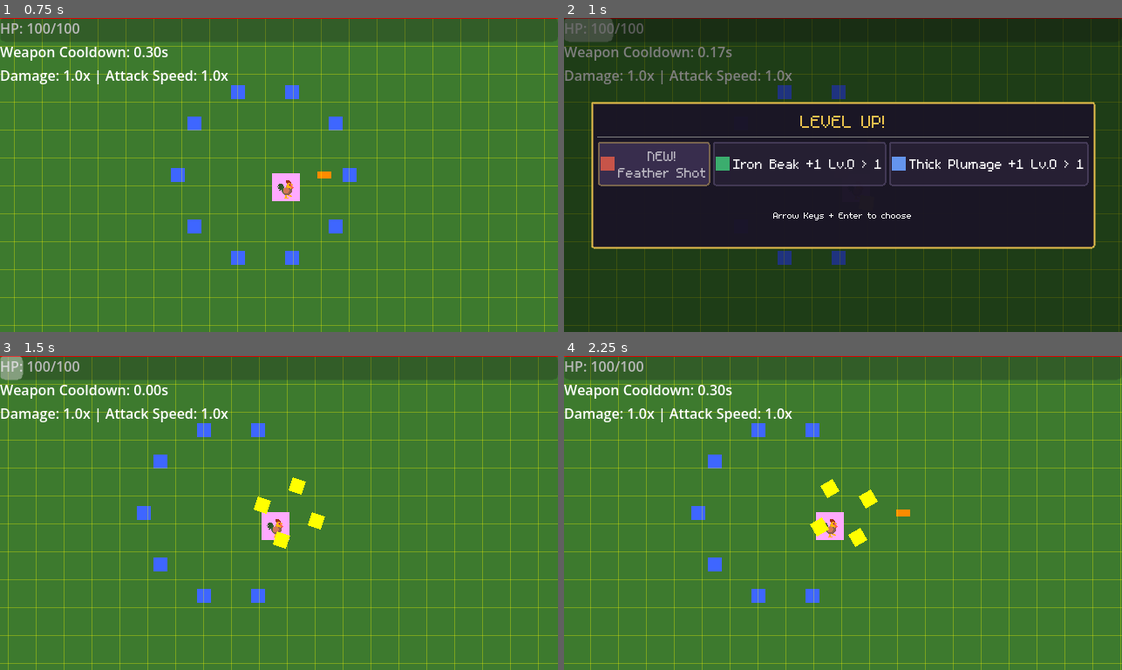
Above: before the commit, frames 1-4 (two rows, left to right).
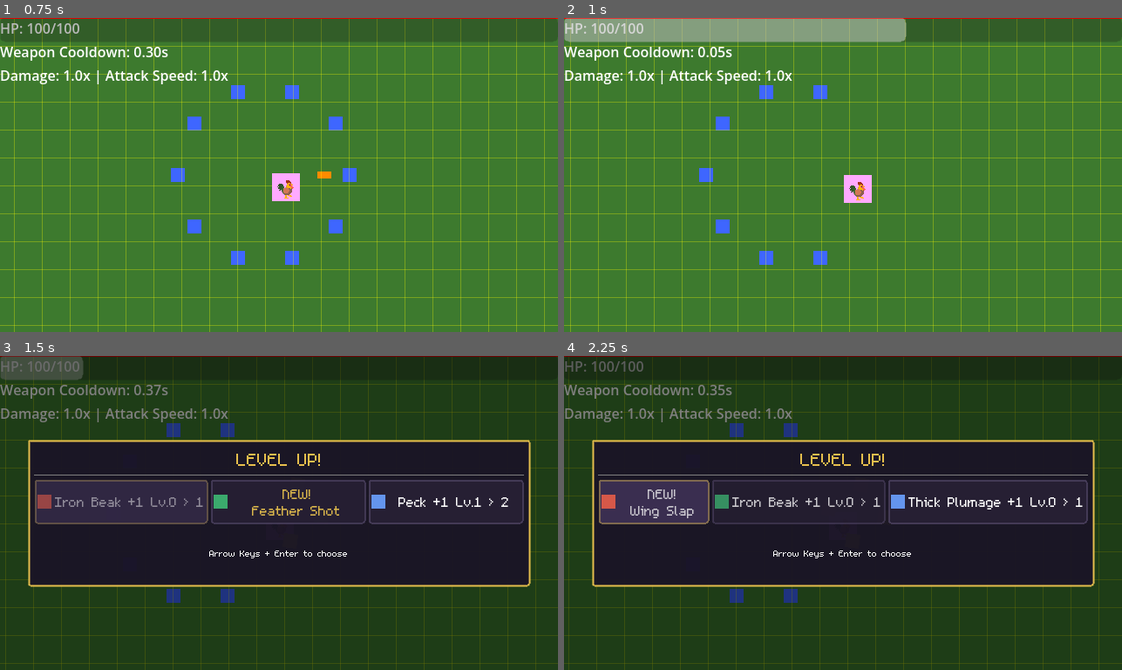
Above: after the commit, the same moments.

Repository: thejoshyee/sarimanok-game
Game: Godot game, scene res://main.tscn
Same seed, same stepped clock (60 frames per second), same inputs: the game is played once before the commit and once after it.
Inputs (mouse positions are in pixels of both pictures, inside the frame that each line leads up to):
- Up to frame 1 (0.75 s): tap Enter (ui_accept) at 0.5 s; hold Right (move_right) from 0.53 s (still down); hold 1 from 0.53 s (still down)
- Up to frame 2 (1 s): keep holding Right (move_right); keep holding 1; tap Enter (ui_accept) at 0.77 s
- Up to frame 3 (1.5 s): release Right (move_right) at 1.25 s; release 1 at 1.25 s; click "NEW! Feather Shot" (after the commit: "NEW! Spiral Feathers") at 1.25 s
- Up to frame 4 (2.25 s): click (854, 500) at 2 s, where only the run after the commit has a clickable "NEW! Feather Shot"

Frame 1 is identical in both runs. In frame 2, 100% of the frame differs, in the area x 0-100%, y 0-100%; in frame 3, 99%; in frame 4, 100%.

Commit message:
feat(hud): smooth XP bar fill-to-full on level-up before panel opens

Diff:
--- a/game/scripts/core/main.gd
+++ b/game/scripts/core/main.gd
@@ -49,15 +49,14 @@
 	$Camera2D.position_smoothing_enabled = true
 	$Camera2D.position_smoothing_speed = 5.0
 
-	ProgressionManager.level_up.connect(_on_level_up)
+	$HUD.level_up_bar_complete.connect(_on_level_up)
 
 	# Give level_up_panel access to weapon_manager for dynamic choices
 	level_up_panel.weapon_manager = $Player/WeaponManager
 	# Give LevelUpManager access to weapon_manager for choice pool building
 	LevelUpManager.weapon_manager = $Player/WeaponManager
 
-
-
+	level_up_panel.upgrade_selected.connect(func(_type, _level): $HUD._on_level_up_choice_made())
 
 
 func _draw(show_debug_grid: bool = true):
--- a/game/scripts/ui/hud.gd
+++ b/game/scripts/ui/hud.gd
@@ -1,9 +1,18 @@
 extends CanvasLayer
+
+signal level_up_bar_complete(new_level: int)
 
 @onready var hp_label: Label = $MarginContainer/VBoxContainer/HPLabel
 @onready var cooldown_label: Label = $MarginContainer/VBoxContainer/CooldownLabel
 @onready var stats_label: Label = $MarginContainer/VBoxContainer/StatsLabel
 @onready var xp_bar: ProgressBar = $XPBar
+
+# Tracks whether we're mid-level-up animation
+var _leveling_up := false
+var _old_max_value: float = 0.0
+
+var _pending_xp: int = 0
+var _pending_xp_needed: int = 0
 
 
 func _ready() -> void:
@@ -14,6 +23,9 @@
 
 	# Connect to XP signal — "ring the bell, HUD listens"
 	ProgressionManager.xp_changed.connect(_on_xp_changed)
+
+	# Also listen for level-ups so we can do the "fill to full" animation
+	ProgressionManager.level_up.connect(_on_level_up)
 
 	# Set initial bar state
 	xp_bar.max_value = ProgressionManager.get_xp_for_level(ProgressionManager.current_level)
@@ -42,11 +54,37 @@
 
 
 func _on_xp_changed(current_xp: int, xp_needed: int) -> void:
-	# Update the goal (max) in case we leveled up
+	if _leveling_up:
+		# Just store the values — _on_level_up's tween will handle the bar
+		_pending_xp = current_xp
+		_pending_xp_needed = xp_needed
+		return
+
 	xp_bar.max_value = xp_needed
-
-	# Smooth tween — like a CSS transition on the bar width
 	var tween = create_tween()
 	tween.tween_property(xp_bar, "value", current_xp, 0.3) \
 		.set_trans(Tween.TRANS_SINE) \
 		.set_ease(Tween.EASE_IN_OUT)
+
+func _on_level_up(new_level: int) -> void:
+	_old_max_value = xp_bar.max_value
+	_leveling_up = true
+	var tween = create_tween()
+	tween.tween_property(xp_bar, "value", _old_max_value, 0.3) \
+		.set_trans(Tween.TRANS_SINE) \
+		.set_ease(Tween.EASE_IN_OUT)
+	tween.tween_callback(func():
+		# Show panel while bar is still full
+		level_up_bar_complete.emit(new_level)
+	)
+
+
+func _on_level_up_choice_made() -> void:
+	# Panel is closing — reset bar to overflow XP
+	_leveling_up = false
+	xp_bar.max_value = _pending_xp_needed
+	xp_bar.value = 0.0
+	var tween = create_tween()
+	tween.tween_property(xp_bar, "value", _pending_xp, 0.3) \
+		.set_trans(Tween.TRANS_SINE) \
+		.set_ease(Tween.EASE_IN_OUT)
Not shown, changed: .taskmaster/tasks/tasks.json
